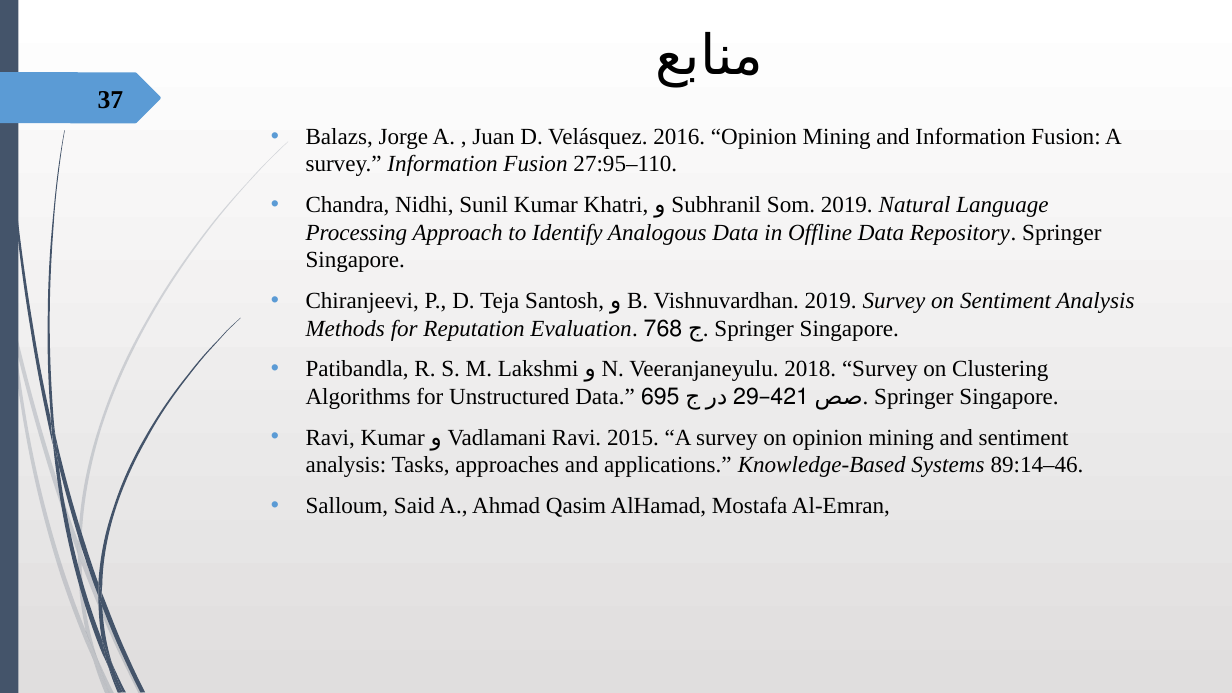
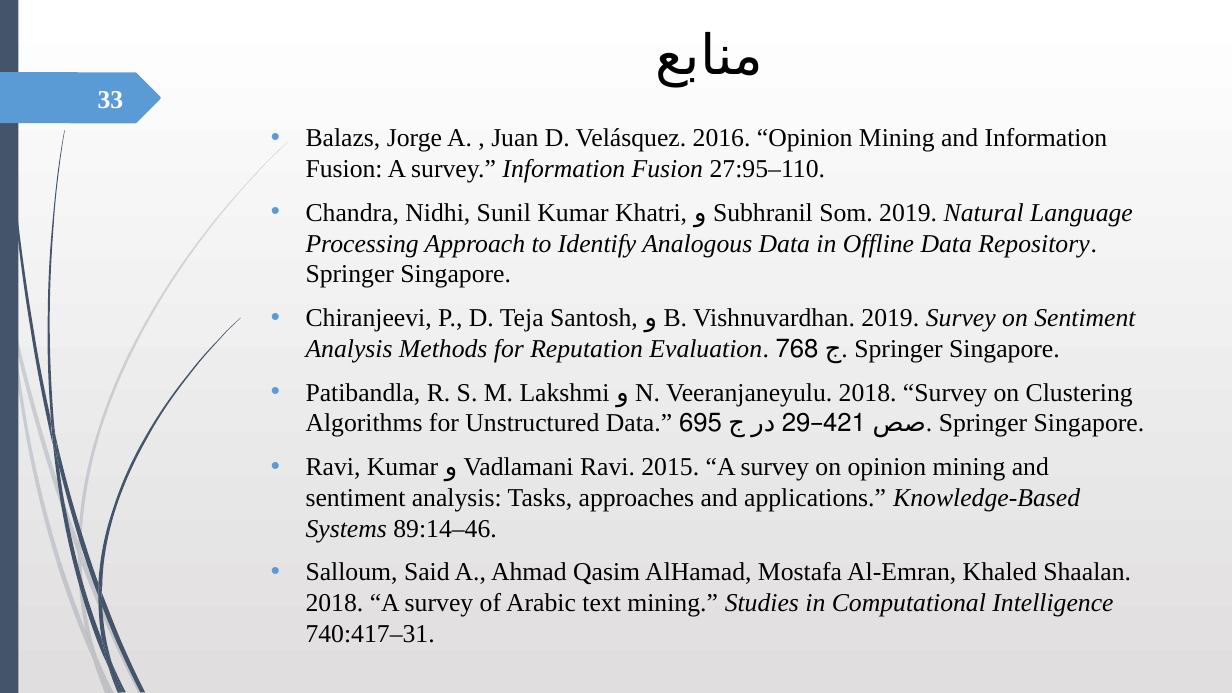
Before and after one commit to robati/speakerRecognition, a slide deck: slide 33 of OM.pptx (slide 37 before the commit). Drawn at 1232x693 pixels with LibreOffice and Linux fonts; fonts in the diff are those of the drawing. Boxes give left, top, right and bottom in pixels: in the first picture for what was removed or moved away, otherwise in the second. Text is boxed around its words. In the diff, an @@ line names an element or a change of style, - is before the commit and + after.

```diff
--- a/OM.pptx
+++ b/OM.pptx
@@ page number at (98, 91, 124, 108): text changed; text colour #000000 to #FFFFFF @@
-37
+33
@@ text at (306, 128, 1145, 542): size 18 to 20 pt in "Balazs, Jorge A. , Juan D. Velásquez. ...", "Chandra, Nidhi, Sunil Kumar Khatri, و Subhranil ...", "Chiranjeevi, P., D. Teja Santosh, و B. ...", "Patibandla, R. S. M. Lakshmi و N. ..." and 1 more places @@
@@ text at (306, 562, 1131, 643): text changed; size 18 to 20 pt @@
-• Salloum, Said A., Ahmad Qasim AlHamad, Mostafa Al-Emran,
+• Salloum, Said A., Ahmad Qasim AlHamad, Mostafa Al-Emran, Khaled Shaalan. 2018. “A survey of Arabic text mining.” Studies in Computational Intelligence 740:417–31.
```
Also in this commit, not shown: 23 other slides changed, 4 slides removed, 1 other file.
